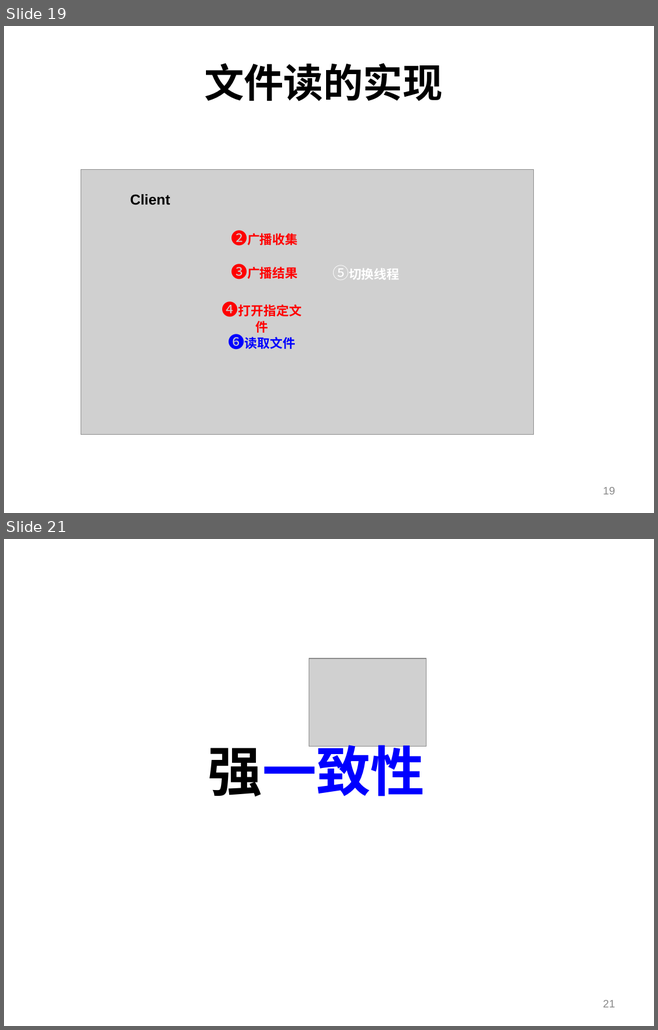
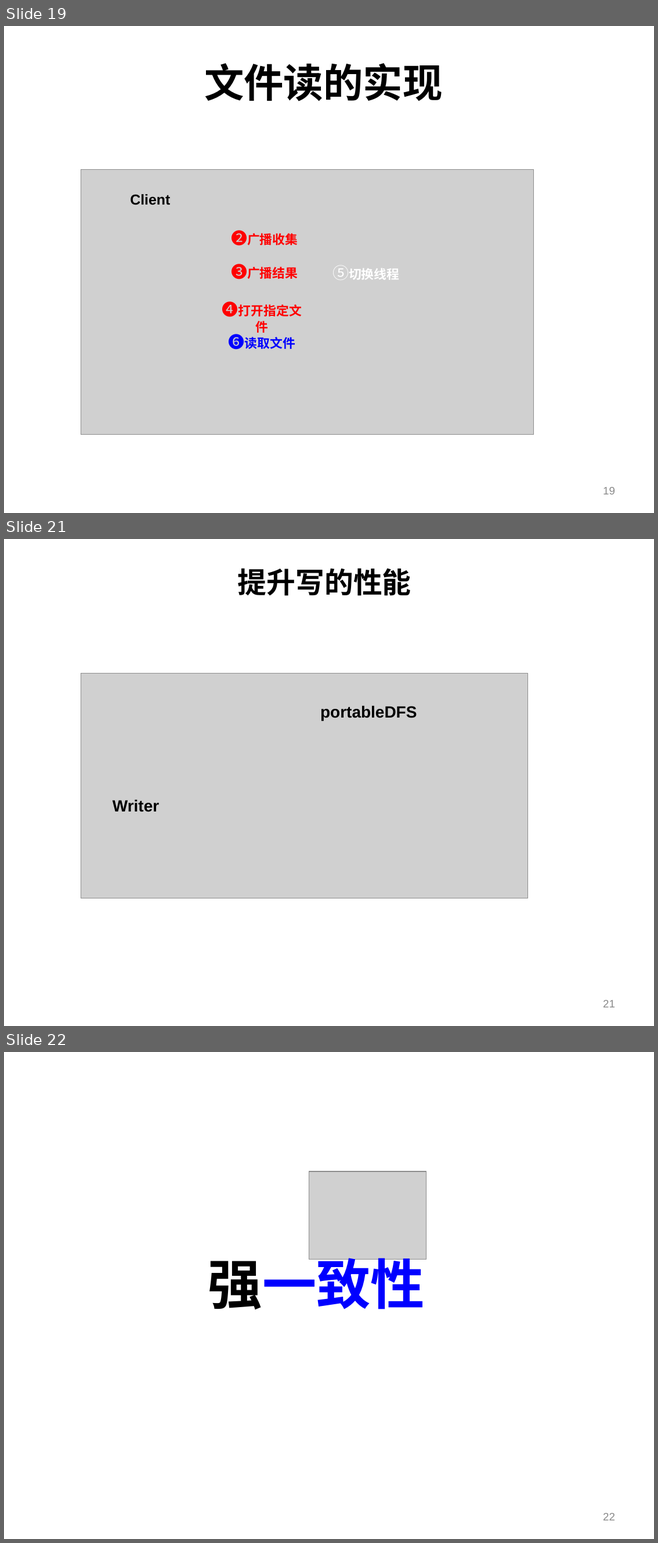
Before and after one commit to shtzr840329/mooon, a slide deck: applications/lightfs/doc/portableDFS-可便携的分布式文件系统.ppt. Shown one above the other, each under a label of ours: slides 19 and 21 before the commit, slides 19, 21 and 22 after it; the slides between them are not shown. The pictures are 658x1030 and 658x1543 pixels, drawn with LibreOffice and Linux fonts; fonts in the diff are those of the drawing; grey boxes stand for pictures; background and template pictures are left out. Boxes give left, top, right and bottom in pixels: in the first picture for what was removed or moved away, otherwise in the second. Text is boxed around its words. In the diff, an @@ line names an element or a change of style, - is before the commit and + after.

```diff
--- a/applications/lightfs/doc/portableDFS-可便携的分布式文件系统.ppt
+++ b/applications/lightfs/doc/portableDFS-可便携的分布式文件系统.ppt
@@ slide 21 added at (4,539,654,1026), background picture (left out) @@
@@ title added at (238,568,411,596), 32 pt, text #000000, bold @@
+提升写的性能
@@ picture added at (81,674,527,898) @@
@@ text added at (320,705,416,721), 18 pt, text #000000, bold @@
+portableDFS
@@ text added at (112,799,159,812), 18 pt, text #000000, bold @@
+Writer
@@ page number added at (603,1000,615,1008), 12 pt, text #898989 @@
+21
@@ what was slide 21 is now slide 22 @@
@@ page number at (603,1513,615,1521): text changed @@
-21
+22
```
Also in this commit, not shown: 6 slides changed, 2 other slides added, 1 slide removed.
